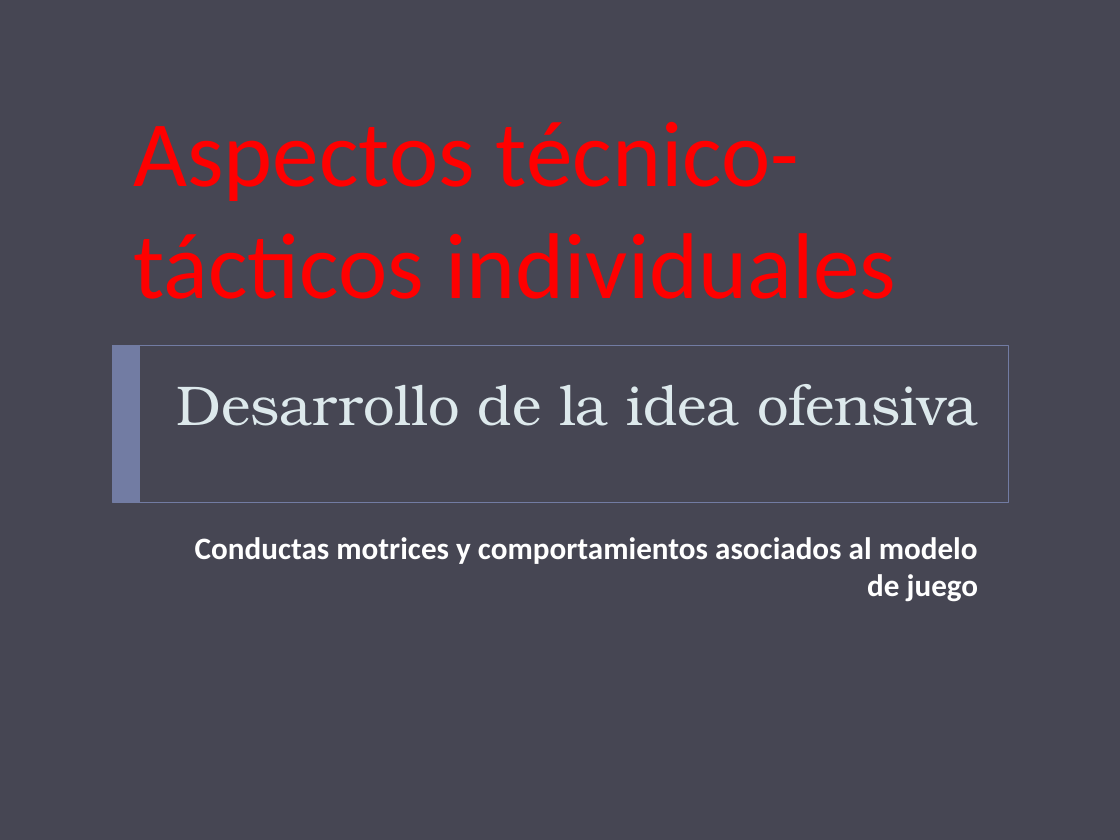
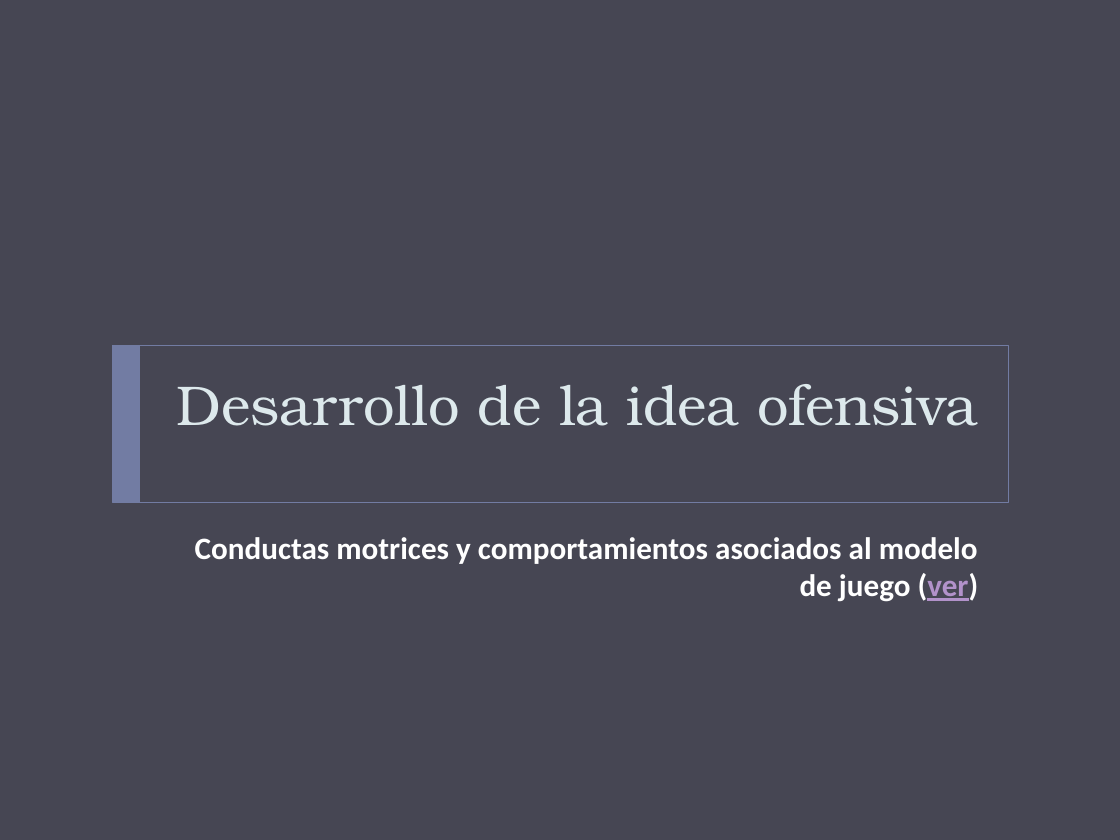
Before and after one commit to jahama/lbh_planificacion_temp_2011-12, a slide deck: slide 11 of ataque/modelo-juego-ofensivo.pptx (slide 9 before the commit). Drawn at 1120x840 pixels with LibreOffice and Linux fonts; fonts in the diff are those of the drawing. Boxes give left, top, right and bottom in pixels: in the first picture for what was removed or moved away, otherwise in the second. Text is boxed around its words. In the diff, an @@ line names an element or a change of style, - is before the commit and + after.

```diff
--- a/ataque/modelo-juego-ofensivo.pptx
+++ b/ataque/modelo-juego-ofensivo.pptx
@@ text removed at [134, 122, 896, 299] @@
-Aspectos técnico- tácticos individuales
@@ text at [195, 537, 979, 602]: text changed @@
-Conductas motrices y comportamientos asociados al modelo de juego
+Conductas motrices y comportamientos asociados al modelo de juego (ver)
```
Also in this commit, not shown: 6 other slides changed, 20 slides added, 2 other files.
